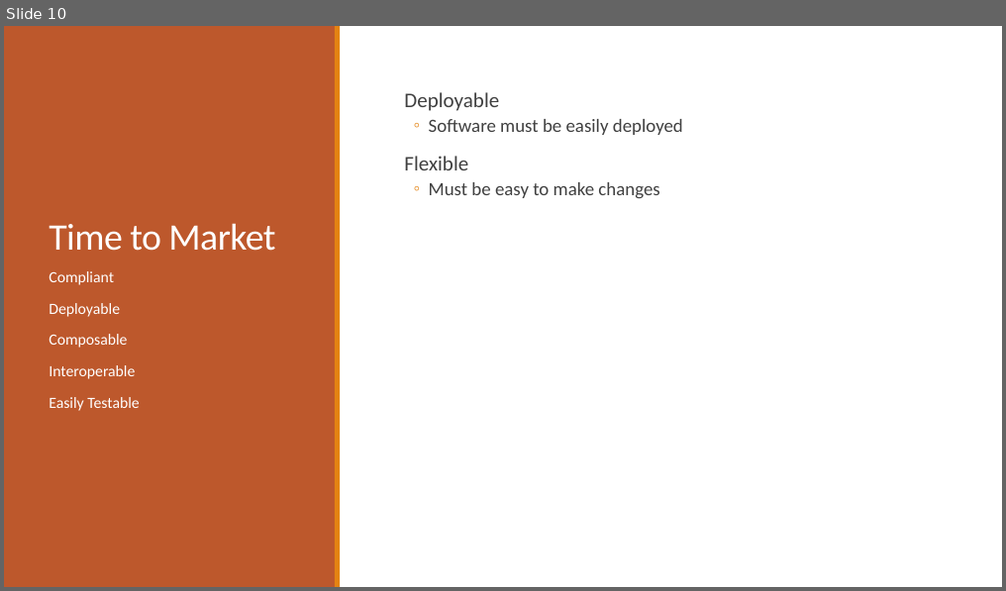
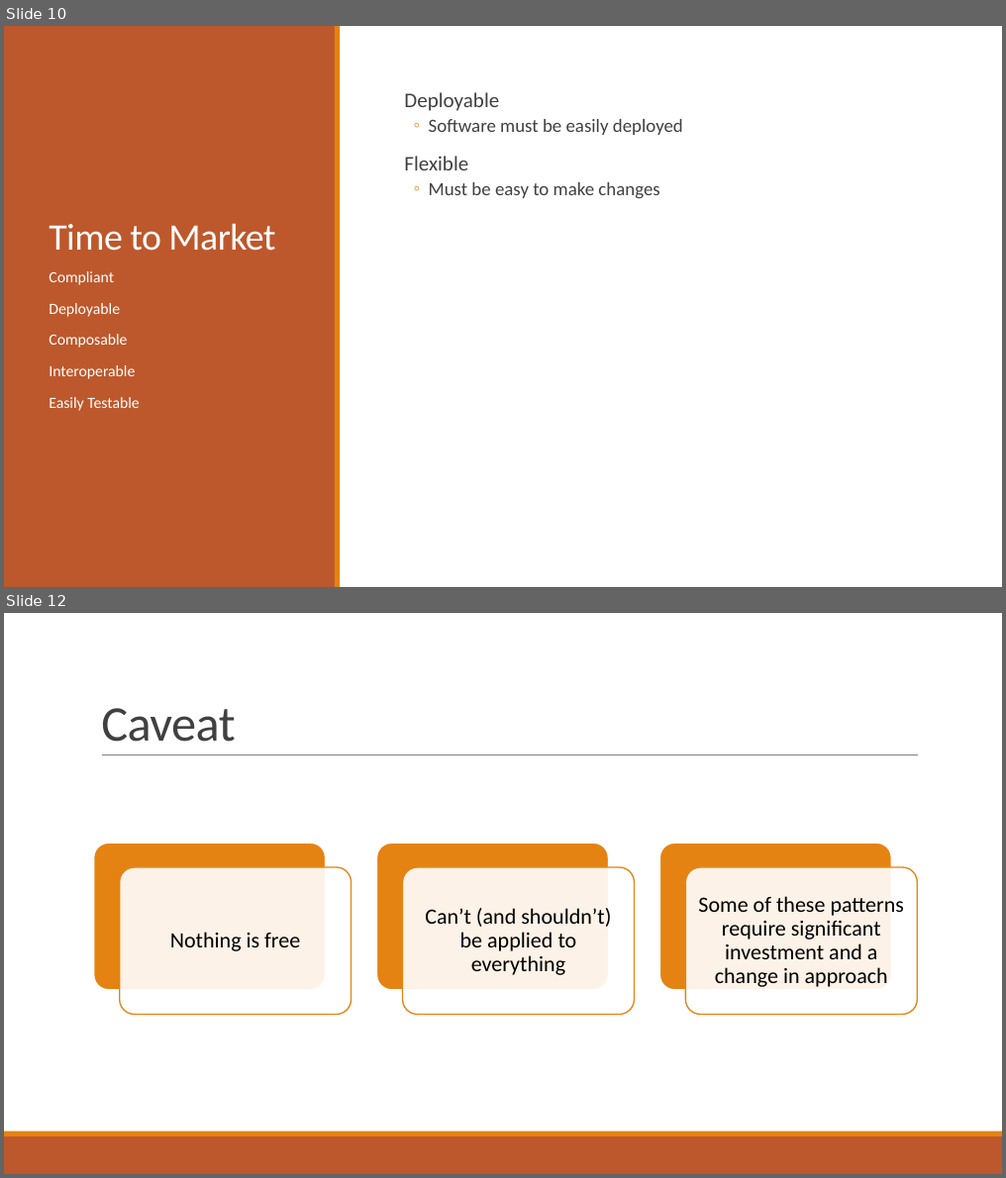
Before and after one commit to pcmichaels/SoftwareArchitectureTalk, a slide deck: Slides/In Search of The Forth Chord.pptx. Shown one above the other, each under a label of ours: slide 10 before the commit, slides 10 and 12 after it; the slides between them are not shown. The pictures are 1006x591 and 1006x1178 pixels, drawn with LibreOffice and Linux fonts; fonts in the diff are those of the drawing. Boxes give left, top, right and bottom in pixels: in the first picture for what was removed or moved away, otherwise in the second. Text is boxed around its words. In the diff, an @@ line names an element or a change of style, - is before the commit and + after.

```diff
--- a/Slides/In Search of The Forth Chord.pptx
+++ b/Slides/In Search of The Forth Chord.pptx
@@ slide 12 added at <box>4,613,1002,1174</box>, background #FFFFFF @@
@@ title added at <box>101,708,235,742</box>, 48 pt, text #404040 @@
+Caveat
@@ line added from (102, 756) to (918, 756), #808080 0.5 pt @@
@@ group added at <box>94,843,918,1014</box>: 6 rounded rectangles, 3 texts @@
+Nothing is free
+Can’t (and shouldn’t) be applied to everything
+Some of these patterns require significant investment and a change in approach
@@ rectangle added at <box>4,1137,1002,1174</box>, fill #BD582C @@
@@ rectangle added at <box>4,1132,1002,1137</box>, fill #E48312 @@
```
Also in this commit, not shown: 3 slides changed, 16 other slides added, 1 slide removed.
